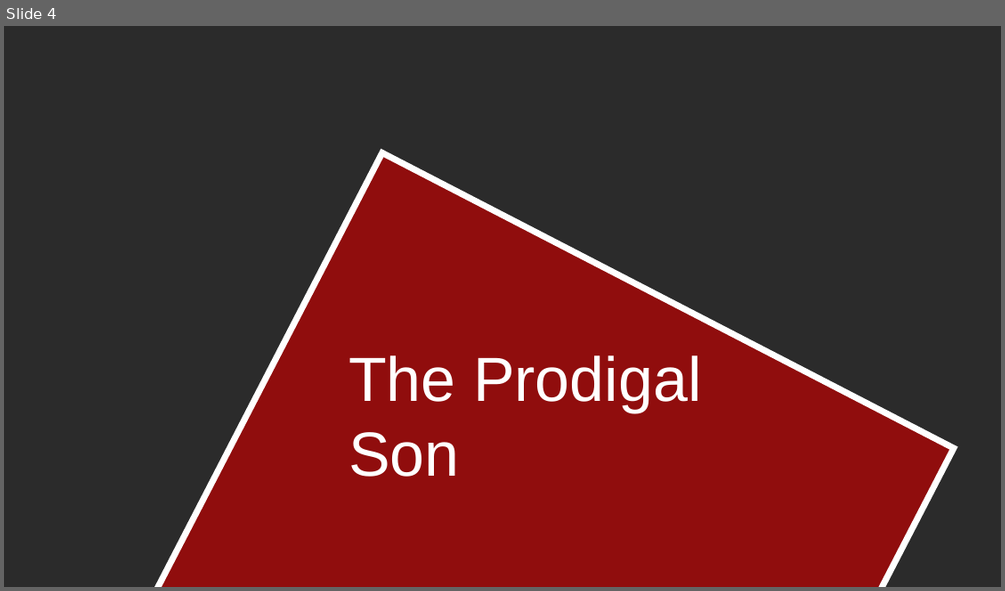
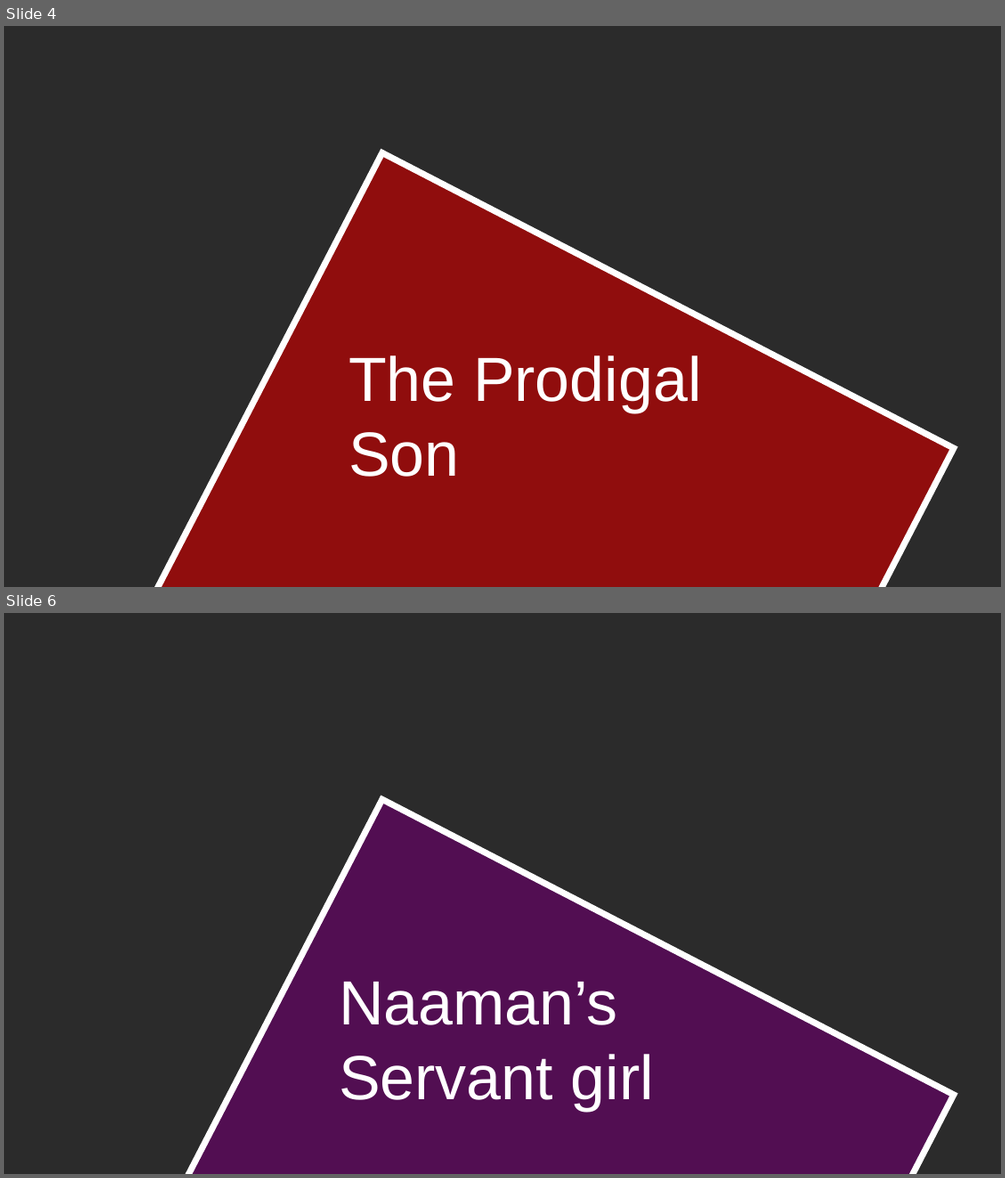
Before and after one commit to enoch2-hub/Bible_Stories-expo, a slide deck: Assets/Stories/Story_Banners.pptx. Shown one above the other, each under a label of ours: slide 4 before the commit, slides 4 and 6 after it; the slides between them are not shown. The pictures are 1005x591 and 1005x1178 pixels, drawn with LibreOffice and Linux fonts; fonts in the diff are those of the drawing; background and template pictures are left out; a plain dark background stands for a picture behind light text. Boxes give left, top, right and bottom in pixels: in the first picture for what was removed or moved away, otherwise in the second. Text is boxed around its words. In the diff, an @@ line names an element or a change of style, - is before the commit and + after.

```diff
--- a/Assets/Stories/Story_Banners.pptx
+++ b/Assets/Stories/Story_Banners.pptx
@@ slide 6 added at [4, 613, 1001, 1174], background picture (left out) @@
@@ rectangle added at [51, 799, 954, 1174], fill #660066 at 67% opacity, outline #FFFFFF 6 pt @@
@@ text added at [339, 981, 654, 1111], 60 pt, text #FFFFFF @@
+Naaman’s
+Servant girl
```
Also in this commit, not shown: 3 other slides added, 1 slide removed, 32 other files.
